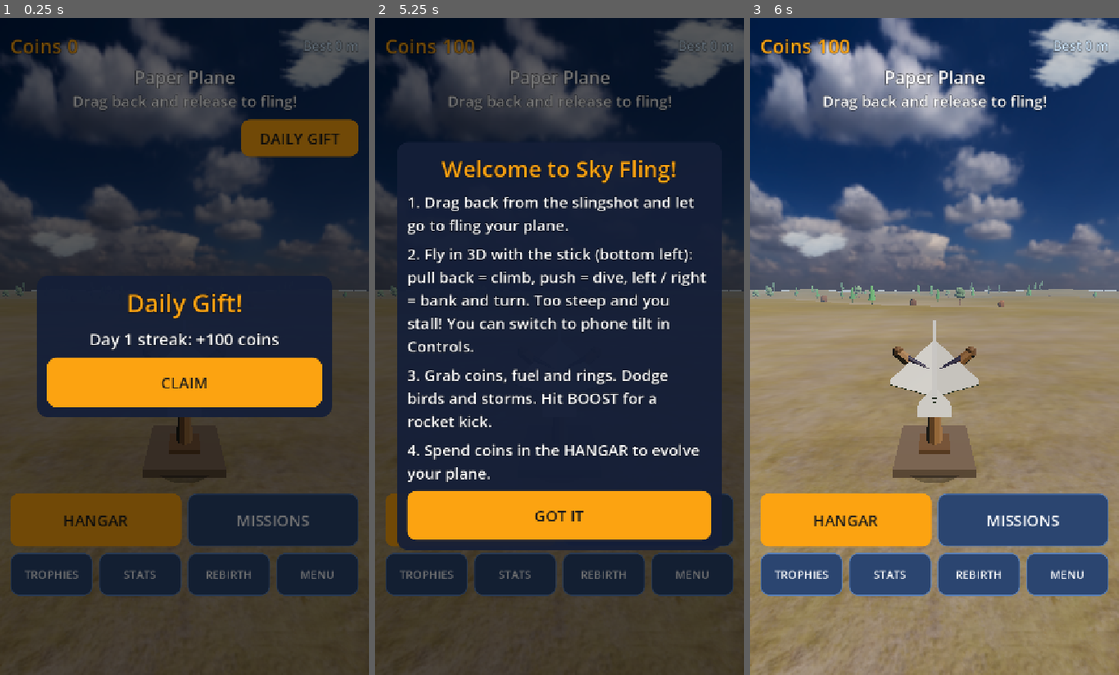
Above: before the commit, frames 1-3 (left to right).
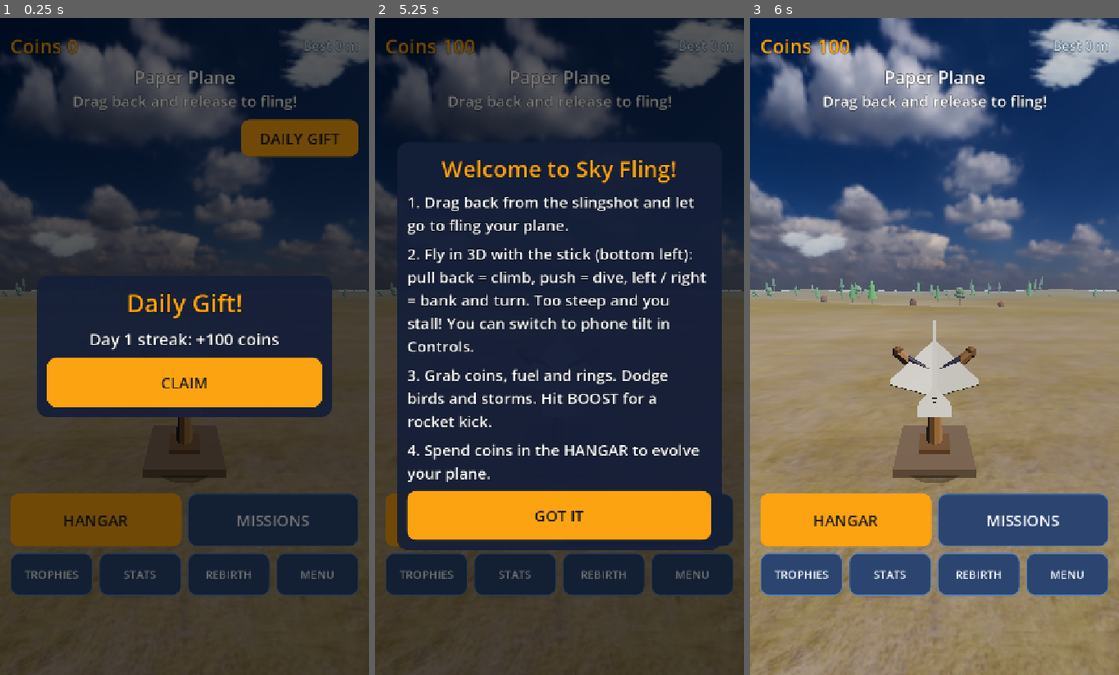
Above: after the commit, the same moments.

Repository: nsumia/sky-fling
Game: Godot game, scene res://scenes/main.tscn
The game is run twice, just before and just after one commit, with the same random seed, the same clock (stepped at 60 frames per second) and the same inputs.
Inputs:
- Up to frame 1 (0.25 s): no input
- Up to frame 2 (5.25 s): click "HANGAR" at 0.5 s; click "MISSIONS" at 1.25 s; click "TROPHIES" at 2 s; click "STATS" at 2.75 s; click "REBIRTH" at 3.5 s; click "DAILY GIFT" at 4.25 s; click "CLAIM" at 5 s
- Up to frame 3 (6 s): click "GOT IT" at 5.75 s

The runs differ from the first frame. In frame 1, less than 0.1% of the frame differs, in the area x 4-94%, y 39-42%; in frame 2, less than 0.1%; in frame 3, 0.1%, in the area x 4-94%, y 39-44%.

Commit message:
wip: v3 stage B tests (assets, perf budget), negatives, credits, hangar framing
Co-Authored-By: Claude Sonnet 5.5 <noreply@anthropic.com>

Diff:
--- a/scripts/game/scenery.gd
+++ b/scripts/game/scenery.gd
@@ -7,8 +7,8 @@
 const RAD := 5
 # name: file, target height range (m), instance cap, tint (Color or null)
 const MODELS := {
-	"tree_kenney": {"f": "tree_kenney.glb", "h": [5.0, 8.0], "cap": 220, "tint": Color(0.40, 0.78, 0.38)},
-	"tree_tall": {"f": "tree_tall_kenney.glb", "h": [7.0, 12.0], "cap": 220, "tint": Color(0.22, 0.55, 0.30)},
+	"tree_kenney": {"f": "tree_kenney.glb", "h": [6.0, 10.0], "cap": 220, "tint": Color(0.40, 0.78, 0.38)},
+	"tree_tall": {"f": "tree_tall_kenney.glb", "h": [9.0, 15.0], "cap": 220, "tint": Color(0.22, 0.55, 0.30)},
 	"tree_broad": {"f": "tree_broad.glb", "h": [5.0, 8.0], "cap": 36},
 	"pine_snow": {"f": "pine_snow.glb", "h": [6.0, 10.0], "cap": 26},
 	"palm": {"f": "palm.glb", "h": [6.0, 9.0], "cap": 16},
--- a/scripts/game/view3d.gd
+++ b/scripts/game/view3d.gd
@@ -363,8 +363,8 @@
 	fm.roughness = 0.16
 	fm.metallic_specular = 0.8
 	var floor_m := CylinderMesh.new()
-	floor_m.top_radius = 7.5
-	floor_m.bottom_radius = 7.5
+	floor_m.top_radius = 5.5
+	floor_m.bottom_radius = 5.5
 	floor_m.height = 0.04
 	floor_m.radial_segments = 56
 	floor_m.rings = 1
@@ -376,8 +376,8 @@
 	stage.add_child(stage_floor)
 	var b := MB.new()
 	b.glow = true
-	b.torus(Vector3.ZERO, Vector3.UP, 7.4, 0.06, Color("39e6ff"), 56, 5, Color("b46bff"))
-	b.torus(Vector3.ZERO, Vector3.UP, 4.6, 0.025, Color("b46bff"), 44, 4, Color("39e6ff"))
+	b.torus(Vector3.ZERO, Vector3.UP, 5.4, 0.05, Color("39e6ff"), 56, 5, Color("b46bff"))
+	b.torus(Vector3.ZERO, Vector3.UP, 3.4, 0.02, Color("b46bff"), 44, 4, Color("39e6ff"))
 	var ring := MeshInstance3D.new()
 	ring.name = "Rings"
 	ring.mesh = b.to_mesh()
@@ -615,7 +615,7 @@
 	var spin := 0.55 + stage_spin
 	stage_spin = maxf(0.0, stage_spin - dt * 2.2)
 	var b := plane_bounds
-	var d := maxf(9.5, maxf(b.size.x, b.size.z) * 1.7)
+	var d := maxf(8.0, maxf(b.size.x, b.size.z) * 1.4 + 3.0)
 	var base := Vector3(0, 0.2 + sin(time * 1.6) * 0.12, 0)
 	plane.position = base
 	plane.basis = Basis(Vector3.UP, hang_yaw(dt, spin)) * Basis(Vector3.BACK, 0.07)
--- /dev/null
+++ b/tests/assets.gd
@@ -0,0 +1,93 @@
+extends "res://tests/base.gd"
+## Asset test: every shipped file under assets/ is listed in ASSETS.md with a CC0 / CC-BY 3.0 licence, every listed file exists,
+## every res://assets path used by a script is listed, and the Credits screen text carries every CC-BY attribution.
+const Credits = preload("res://scripts/core/credits.gd")
+
+func _initialize() -> void:
+	run.call_deferred()
+
+func files_under(dir: String, out: Array) -> void:
+	for f in DirAccess.get_files_at(dir):
+		if f.ends_with(".import") or f.ends_with(".uid"):
+			continue
+		out.append(dir.path_join(f))
+	for d in DirAccess.get_directories_at(dir):
+		files_under(dir.path_join(d), out)
+
+func run() -> void:
+	var md := FileAccess.get_file_as_string("res://ASSETS.md")
+	check("ASSETS.md exists", md.length() > 200)
+	var listed: Array = []      # repo-relative paths ("assets/...")
+	var cc_by: Array = []       # [name, author]
+	var bad_lic := 0
+	var rows := 0
+	for line in md.split("\n"):
+		if not line.begins_with("| ") or line.begins_with("| Name") or line.begins_with("|---"):
+			continue
+		var cols := line.split("|")
+		if cols.size() < 8:
+			continue
+		rows += 1
+		var lic := cols[4].strip_edges()
+		if not (lic.begins_with("CC0") or lic.begins_with("CC-BY 3.0")):
+			bad_lic += 1
+			print("bad licence in row: ", line.left(80))
+		if lic.begins_with("CC-BY"):
+			cc_by.append([cols[1].strip_edges(), cols[2].strip_edges()])
+		for part in cols[5].split("`"):
+			if part.begins_with("assets/"):
+				listed.append(part)
+	check("ASSETS.md has asset rows (%d)" % rows, rows >= 20, str(rows))
+	check("every row is CC0 or CC-BY 3.0 (no NC / ND / personal use)", bad_lic == 0, str(bad_lic))
+	var missing := 0
+	for pth in listed:
+		var ok: bool = DirAccess.dir_exists_absolute(ProjectSettings.globalize_path("res://" + pth)) if pth.ends_with("/") else FileAccess.file_exists("res://" + pth)
+		if not ok:
+			missing += 1
+			print("listed but missing: ", pth)
+	check("every file listed in ASSETS.md exists (%d entries)" % listed.size(), missing == 0, str(missing))
+	var shipped: Array = []
+	files_under("res://assets", shipped)
+	var unlisted := 0
+	for f in shipped:
+		var rel: String = String(f).trim_prefix("res://")
+		var covered := false
+		for pth in listed:
+			if pth == rel or (pth.ends_with("/") and rel.begins_with(pth)):
+				covered = true
+				break
+		if not covered:
+			unlisted += 1
+			print("shipped but not in ASSETS.md: ", rel)
+	check("every shipped model / texture / HDRI is listed in ASSETS.md (%d files)" % shipped.size(), unlisted == 0, str(unlisted))
+	# scripts must only use listed assets
+	var used := 0
+	var bad_use := 0
+	for dir in ["res://scripts/game", "res://scripts/core"]:
+		for f in DirAccess.get_files_at(dir):
+			if not f.ends_with(".gd"):
+				continue
+			var src := FileAccess.get_file_as_string(dir.path_join(f))
+			var re := RegEx.create_from_string("res://assets/[A-Za-z0-9_./-]+\\.[a-z]{2,4}")
+			for mt in re.search_all(src):
+				used += 1
+				var rel2: String = mt.get_string().trim_prefix("res://")
+				var cov := false
+				for pth in listed:
+					if pth == rel2 or (pth.ends_with("/") and rel2.begins_with(pth)):
+						cov = true
+				if not cov:
+					bad_use += 1
+					print("script uses an asset not in ASSETS.md: ", rel2)
+	check("assets used by scripts are all listed (%d references)" % used, bad_use == 0, str(bad_use))
+	# credits
+	var ctext: String = Credits.text()
+	var lost := 0
+	for c in cc_by:
+		if ctext.find(String(c[1])) < 0 or ctext.find(String(c[0])) < 0:
+			lost += 1
+			print("Credits text misses: ", c)
+	check("Credits screen carries every CC-BY attribution (%d)" % cc_by.size(), cc_by.size() >= 3 and lost == 0, str(lost))
+	check("Credits text names the licence", ctext.find("CC BY 3.0") >= 0)
+	print("assets shipped=%d listed entries=%d cc-by rows=%d" % [shipped.size(), listed.size(), cc_by.size()])
+	finish("ASSETS")
--- a/tests/base.gd
+++ b/tests/base.gd
@@ -15,6 +15,8 @@
 	for c in root.get_children():
 		c.free()
 	load("res://scripts/game/mesh_builder.gd").release_statics()
+	load("res://scripts/game/models.gd").release_statics()
+	load("res://scripts/game/terrain3d.gd").release_statics()
 	print("== %d passed, %d failed ==" % [passed, failed])
 	if failed == 0:
 		print(tag, " OK")
--- a/tests/chunks.gd
+++ b/tests/chunks.gd
@@ -78,8 +78,8 @@
 	print("nodes: at step 200 = %d, midpoint = %d, max after = %d, final = %d. objects: %d -> %d. pickups live max %d, pooled max %d. cam distance max %.1f m, off-screen checks %d/%d" % [nodes0, nodes_mid, max_nodes, get_node_count(), objs0, objs1, max_ents, max_ent_pool, max_lag, off_screen, checks])
 	check("20 km worth of chunks were built (>= 250)", st2["built"] >= 250, str(st2["built"]))
 	check("chunks are freed again (built - live == freed)", st2["built"] - st2["chunks"] == st2["freed"], str(st2))
-	check("live chunks stay bounded (<= 12)", max_chunks <= 12, str(max_chunks))
-	check("chunk pool stays small (<= 6)", st2["pool"] <= 6, str(st2["pool"]))
+	check("live terrain tiles stay bounded (<= 27 + slack)", max_chunks <= 30, str(max_chunks))
+	check("tile pool stays small (<= 30)", st2["pool"] <= 30, str(st2["pool"]))
 	check("node count bounded (max <= start + 260, pools included)", max_nodes <= nodes0 + 260, "%d vs %d" % [max_nodes, nodes0])
 	check("no growth in the second half (final <= midpoint + 30): pools are saturated, nothing leaks", get_node_count() <= nodes_mid + 30, "mid %d final %d" % [nodes_mid, get_node_count()])
 	check("object count bounded (<= 1.5x)", objs1 <= int(objs0 * 1.5) + 200, "%d vs %d" % [objs1, objs0])
--- a/tests/flights.gd
+++ b/tests/flights.gd
@@ -37,5 +37,5 @@
 	check("node count bounded: flight 12 <= flight 4 + 60", nodes[11] <= nodes[3] + 60, "%d vs %d" % [nodes[11], nodes[3]])
 	check("object count bounded: flight 12 <= 1.15 x flight 4 + 100", objs[11] <= int(objs[3] * 1.15) + 100, "%d vs %d" % [objs[11], objs[3]])
 	check("max nodes over all flights stays small (< 700)", nodes.max() < 700, str(nodes.max()))
-	check("live chunks bounded (<= 12), live pickups bounded (<= 140)", st["chunks"] <= 12 and st["ents"] <= 140, str(st))
+	check("live tiles bounded (<= 30), live pickups bounded (<= 140)", st["chunks"] <= 30 and st["ents"] <= 140, str(st))
 	finish("FLIGHTS")
--- /dev/null
+++ b/tests/perf.gd
@@ -0,0 +1,99 @@
+extends "res://tests/base.gd"
+## Performance budget: <= 150 draw calls and <= 300k visible triangles in flight over the densest stretches (every zone, low and high).
+## Headless has no real renderer, so the numbers come from a conservative scene-tree count (every visible surface = 1 draw call, MultiMesh
+## surfaces count once, triangles x instances; only small nodes are frustum-culled). With a real display the RenderingServer counters are
+## printed and checked as well.
+const MAX_DRAWS := 150
+const MAX_TRIS := 300000
+var m
+
+func _initialize() -> void:
+	run.call_deferred()
+
+var tri_cache := {}
+
+func tris_of(mesh: Mesh) -> int:
+	var id := mesh.get_instance_id()
+	if tri_cache.has(id):
+		return tri_cache[id]
+	var t := 0
+	if mesh is ArrayMesh:
+		for s in mesh.get_surface_count():
+			var il: int = mesh.surface_get_array_index_len(s)
+			t += (il if il > 0 else mesh.surface_get_array_len(s)) / 3
+	else:
+		t = mesh.get_faces().size() / 3
+	tri_cache[id] = t
+	return t
+
+func count(n: Node, cam: Camera3D, acc: Array) -> void:
+	if n is Node3D and not (n as Node3D).visible:
+		return
+	if n is MultiMeshInstance3D:
+		var mm: MultiMesh = (n as MultiMeshInstance3D).multimesh
+		var vis := mm.instance_count if mm.visible_instance_count < 0 else mm.visible_instance_count
+		if mm.mesh != null and vis > 0:
+			acc[0] += mm.mesh.get_surface_count()
+			acc[1] += tris_of(mm.mesh) * vis
+	elif n is MeshInstance3D and (n as MeshInstance3D).mesh != null:
+		var mi := n as MeshInstance3D
+		var big := mi.get_aabb().size.length() > 60.0
+		if big or cam.is_position_in_frustum(mi.global_position):
+			acc[0] += mi.mesh.get_surface_count()
+			acc[1] += tris_of(mi.mesh)
+	for c in n.get_children():
+		count(c, cam, acc)
+
+func run() -> void:
+	m = load("res://scenes/main.tscn").instantiate()
+	root.add_child(m)
+	await process_frame
+	await process_frame
+	m._close_modal()
+	m.d["levels"] = {"wings": 3, "tail": 2, "body": 2, "engine": 2, "fuel": 2, "booster": 1, "sling": 3, "gear": 1}
+	m.wv.levels = m.d["levels"]
+	m.start_flight(1.0, 0.7)
+	var f = m.flight
+	f.fuel = 1e9
+	var spots := [[300.0, 25.0, 10.0], [450.0, 12.0, -20.0], [800.0, 20.0, 30.0], [1500.0, 30.0, -40.0], [2700.0, 45.0, 10.0], [3000.0, 300.0, 0.0], [3300.0, 700.0, 0.0]]
+	var worst_d := 0
+	var worst_t := 0
+	var real_d := 0
+	var real_t := 0
+	var headless := DisplayServer.get_name() == "headless"
+	for sp in spots:
+		f.x = sp[0]
+		f.y = sp[1]
+		f.z = sp[2]
+		f.vx = 40.0
+		f.vz = 0.0
+		f.vy = 0.0
+		f.th = 0.0
+		f.psi = 0.0
+		f.on_ground = false
+		f.done = false
+		f.fuel = 1e9
+		for i in 40:
+			m._process(1.0 / 60.0)
+		await process_frame
+		await process_frame
+		var acc := [0, 0]
+		count(m.v3, m.v3.cam, acc)
+		# the 2D HUD adds no 3D draw calls; shadows are off. A few extra for the sky and glow passes:
+		acc[0] += 2
+		print("spot x=%d y=%d: draws~%d tris~%d  (tiles %d, scenery tris %d, ents %d)" % [sp[0], sp[1], acc[0], acc[1], m.v3.stats()["chunks"], m.v3.scenery.tris, m.v3.stats()["ents"]])
+		worst_d = maxi(worst_d, acc[0])
+		worst_t = maxi(worst_t, acc[1])
+		if not headless:
+			real_d = maxi(real_d, int(RenderingServer.get_rendering_info(RenderingServer.RENDERING_INFO_TOTAL_DRAW_CALLS_IN_FRAME)))
+			real_t = maxi(real_t, int(RenderingServer.get_rendering_info(RenderingServer.RENDERING_INFO_TOTAL_PRIMITIVES_IN_FRAME)))
+	print("PERF worst draw calls %d (budget %d), worst triangles %d (budget %d)" % [worst_d, MAX_DRAWS, worst_t, MAX_TRIS])
+	if headless:
+		print("PERF renderer counters: NOT VERIFIED in headless (dummy renderer); scene-tree count used")
+	else:
+		print("PERF RenderingServer counters: max draw calls %d, max primitives %d" % [real_d, real_t])
+		check("RenderingServer draw calls in budget", real_d <= MAX_DRAWS, str(real_d))
+		check("RenderingServer primitives in budget", real_t <= MAX_TRIS, str(real_t))
+	check("draw calls <= %d" % MAX_DRAWS, worst_d <= MAX_DRAWS, str(worst_d))
+	check("visible triangles <= %d" % MAX_TRIS, worst_t <= MAX_TRIS, str(worst_t))
+	finish("PERF")
Binary file changed: docs/screenshots/credits.png
Binary file changed: docs/screenshots/evolved.png
Binary file changed: docs/screenshots/flight_banking.png
Binary file changed: docs/screenshots/flight_clouds.png
Binary file changed: docs/screenshots/flight_desert.png
Binary file changed: docs/screenshots/flight_meadow.png
Binary file changed: docs/screenshots/flight_mountains.png
Binary file changed: docs/screenshots/flight_sea.png
Binary file changed: docs/screenshots/flight_space.png
Binary file changed: docs/screenshots/flight_upper.png
Binary file changed: docs/screenshots/hangar.png
Binary file changed: docs/screenshots/hangar_jet.png
(and 7 more such lines)
